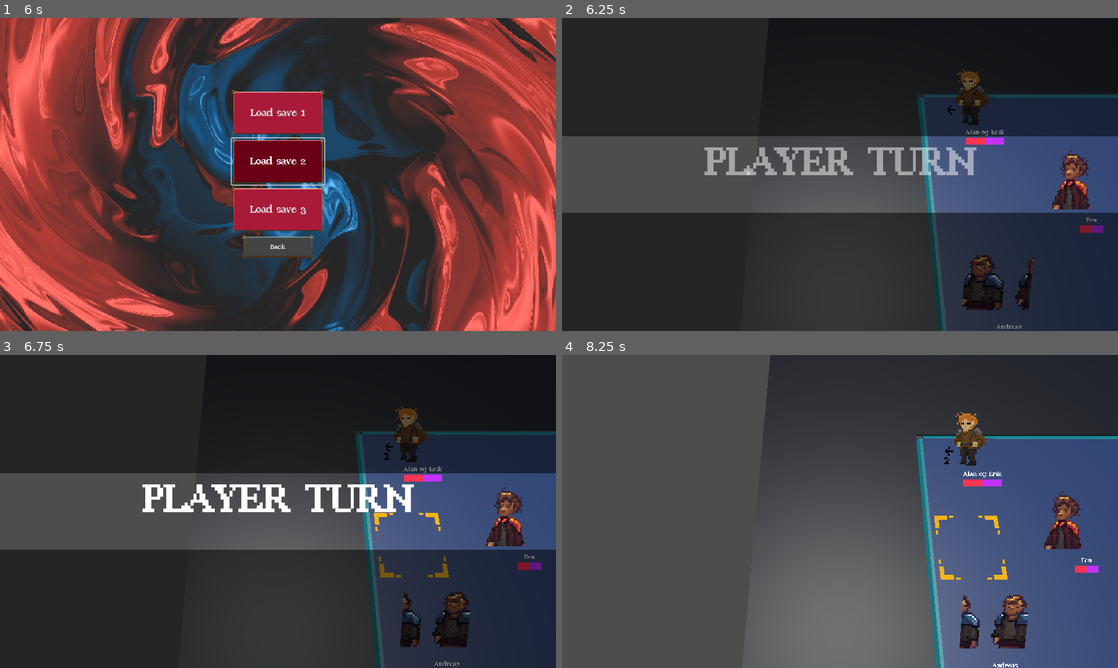
Above: before the commit, frames 1-4 (two rows, left to right).
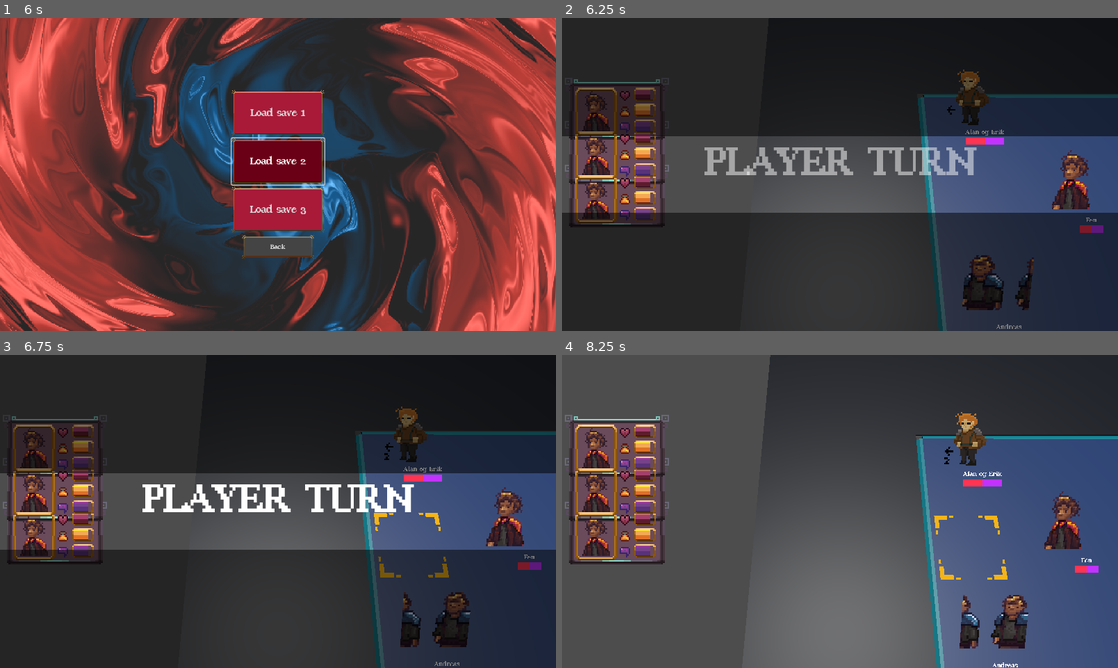
Above: after the commit, the same moments.

Repository: alanhaugen/bachelor-inn
Game: Godot game, scene res://scenes/UI/main_menu.tscn
The game is run twice, just before and just after one commit, with the same random seed, the same clock (stepped at 60 frames per second) and the same inputs.
Inputs (mouse positions are in pixels of both pictures, inside the frame that each line leads up to):
- Up to frame 1 (6 s): click "Start Game" at 0.5 s; move the mouse to (400, 158) at 1.27 s; hold Right (pan_right) 1.28-2 s; hold Space (selected) 1.28-2 s; click (400, 158) at 1.42 s; drag from (166, 190) to (250, 237) at 2.02 s; move the mouse to (333, 105) at 2.77 s; hold Right (pan_right) 2.78-3.5 s; hold Mouse wheel down (zoom_out) 2.78-3.5 s; drag from (250, 237) to (111, 127) at 3.52 s; move the mouse to (444, 221) at 4.27 s; hold Left (pan_left) 4.28-5 s; hold Mouse wheel up (zoom_in) 4.28-5 s; drag from (111, 127) to (194, 96) at 5.02 s; move the mouse to (305, 174) at 5.77 s; hold Down (pan_down) from 5.78 s (still down); hold Mouse wheel up (zoom_in) from 5.78 s (still down); click (305, 174) at 5.92 s
- Up to frame 2 (6.25 s): keep holding Down (pan_down); keep holding Mouse wheel up (zoom_in)
- Up to frame 3 (6.75 s): release Down (pan_down) at 6.5 s; release Mouse wheel up (zoom_in) at 6.5 s; drag from (194, 433) to (166, 527) at 6.52 s
- Up to frame 4 (8.25 s): move the mouse to (962, 495) at 7.27 s; hold Up (pan_up) 7.28-8 s; hold Mouse wheel down (zoom_out) 7.28-8 s; drag from (728, 527) to (812, 574) at 8.02 s

Frame 1 is identical in both runs. In frame 2, 5.2% of the frame differs, in the area x 0-20%, y 19-67%; in frame 3, 5.2%; in frame 4, 7.4%.

Commit message:
Prototype of sidebar complete

Diff:
--- a/scenes/UI/side_bar.tscn
+++ b/scenes/UI/side_bar.tscn
@@ -1,6 +1,6 @@
 [gd_scene load_steps=13 format=3 uid="uid://c7ihgs3168ojs"]
 
-[ext_resource type="Script" uid="uid://y5jmxyksgjji" path="res://scripts/ui/pop_up_wip.gd" id="1_8gc0m"]
+[ext_resource type="Script" uid="uid://cgbmrv70w7dys" path="res://scripts/ui/side_bar.gd" id="1_8gc0m"]
 [ext_resource type="Texture2D" uid="uid://davk3as2tq5ut" path="res://art/textures/GUI_Assets.png" id="2_sqgal"]
 [ext_resource type="Texture2D" uid="uid://bqs3gw33e3f2u" path="res://art/textures/fen.png" id="3_ecudg"]
 
@@ -69,19 +69,13 @@
 
 [node name="GUI_POPUP" type="Control"]
 layout_mode = 3
-anchors_preset = 2
-anchor_top = 1.0
-anchor_bottom = 1.0
-offset_left = 25.0
-offset_top = -73.0
-offset_right = 25.0
-offset_bottom = -73.0
+offset_left = -550.0
 grow_vertical = 0
 script = ExtResource("1_8gc0m")
 
 [node name="VBoxContainer" type="VBoxContainer" parent="."]
 layout_mode = 0
-offset_right = 125.0
+offset_right = 72.0
 offset_bottom = 46.0
 
 [node name="Control" type="Control" parent="VBoxContainer"]
@@ -108,10 +102,10 @@
 anchors_preset = 4
 anchor_top = 0.5
 anchor_bottom = 0.5
-offset_left = 5.0
-offset_top = -16.5
-offset_right = 38.0
-offset_bottom = 16.5
+offset_left = 3.0
+offset_top = -20.0
+offset_right = 40.0
+offset_bottom = 21.0
 grow_vertical = 2
 texture = ExtResource("2_sqgal")
 region_rect = Rect2(128, 0, 32, 32)
@@ -123,8 +117,9 @@
 [node name="ColorRect" type="ColorRect" parent="VBoxContainer/Control/Icon"]
 clip_contents = true
 layout_mode = 0
-offset_right = 28.0
-offset_bottom = 28.0
+offset_top = 2.0
+offset_right = 62.0
+offset_bottom = 34.0
 color = Color(1, 1, 1, 0)
 
 [node name="Icon_texture" type="TextureRect" parent="VBoxContainer/Control/Icon/ColorRect"]
@@ -134,8 +129,8 @@
 anchors_preset = -1
 anchor_left = 0.071428575
 anchor_top = 0.10714286
-anchor_right = 0.071428575
-anchor_bottom = 0.10714286
+anchor_right = 0.071428604
+anchor_bottom = 0.10714284
 offset_right = 31.0
 offset_bottom = 51.0
 texture = ExtResource("3_ecudg")
@@ -146,7 +141,7 @@
 layout_mode = 0
 offset_left = 38.0
 offset_top = 9.0
-offset_right = 115.0
+offset_right = 62.0
 offset_bottom = 38.0
 
 [node name="VBoxContainer" type="VBoxContainer" parent="VBoxContainer/Control/HBoxContainer"]
@@ -206,3 +201,9 @@
 theme_override_styles/fill = SubResource("StyleBoxTexture_ck02a")
 value = 80.0
 show_percentage = false
+
+[node name="Button" type="Button" parent="."]
+visible = false
+layout_mode = 0
+offset_right = 72.0
+offset_bottom = 43.0
--- a/scripts/combat/level.gd
+++ b/scripts/combat/level.gd
@@ -35,6 +35,9 @@
 var selected_enemy_unit: Character = null;
 var move_popup: Control;
 var stat_popup_player: Control;
+var side_bar_1: Control;
+var side_bar_2: Control;
+var side_bar_3: Control;
 var stat_popup_enemy: Control;
 var completed_moves :Array[Move];
 
@@ -43,6 +46,7 @@
 const STATS_POPUP = preload("res://scenes/ui/pop_up.tscn")
 const MOVE_POPUP = preload("res://scenes/ui/move_popup.tscn")
 const CHEST = preload("res://scenes/grid_items/chest.tscn")
+const SIDE_BAR = preload("res://scenes/UI/side_bar.tscn")
 
 var animation_path :Array[Vector3];
 var is_animation_just_finished :bool = false;
@@ -400,6 +404,21 @@
 	#stat_popup_enemy.position = Vector2(250, 235);
 	stat_popup_enemy.set_anchor(SIDE_RIGHT, 0);
 	Main.gui.add_child(stat_popup_enemy);
+
+	side_bar_1 = SIDE_BAR.instantiate();
+	side_bar_1.scale = Vector2(3, 3);
+	Main.gui.add_child(side_bar_1);
+
+	side_bar_2 = SIDE_BAR.instantiate();
+	side_bar_2.scale = Vector2(3, 3);
+	side_bar_2.offset_bottom = -get_window().size.y/5;
+	Main.gui.add_child(side_bar_2);
+
+	side_bar_3 = SIDE_BAR.instantiate();
+	side_bar_3.scale = Vector2(3, 3);
+	side_bar_3.offset_bottom = -get_window().size.y/2.5;
+	Main.gui.add_child(side_bar_3);
+
 
 	turn_transition_animation_player.play();
 	#turn_transition.get_canvas().hide();
--- /dev/null
+++ b/scripts/ui/side_bar.gd
@@ -0,0 +1,43 @@
+class_name SideBar
+extends Control
+
+@onready var icon_texture: TextureRect = %Icon_texture
+@onready var health_bar: ProgressBar = %HealthBar
+@onready var magic_bar: ProgressBar = %MagicBar
+@onready var sanity_bar: ProgressBar = %SanityBar
+
+var icon: TextureRect = null : set = _set_icon;
+var health: int = 0 : set = _set_health;
+var magic: int = 0 : set = _set_magic;
+var sanity: int = 0 : set = _set_sanity;
+var max_health: int = 0 : set = _set_max_health;
+var max_magic: int = 0 : set = _set_max_magic;
+var max_sanity: int = 0 : set = _set_max_sanity;
+
+
+func _set_icon(texture: TextureRect) -> void:
+	icon_texture = texture;
+
+
+func _set_health(in_health: int) -> void:
+	health_bar.value = in_health;
+
+
+func _set_magic(in_magic: int) -> void:
+	magic_bar.value = in_magic;
+
+
+func _set_sanity(in_sanity: int) -> void:
+	sanity_bar.max_value = in_sanity;
+
+
+func _set_max_health(in_health: int) -> void:
+	health_bar.max_value = in_health;
+
+
+func _set_max_magic(in_magic: int) -> void:
+	magic_bar.max_value = in_magic;
+
+
+func _set_max_sanity(in_sanity: int) -> void:
+	sanity_bar.max_value = in_sanity;
Not shown, added: scripts/ui/side_bar.gd.uid
